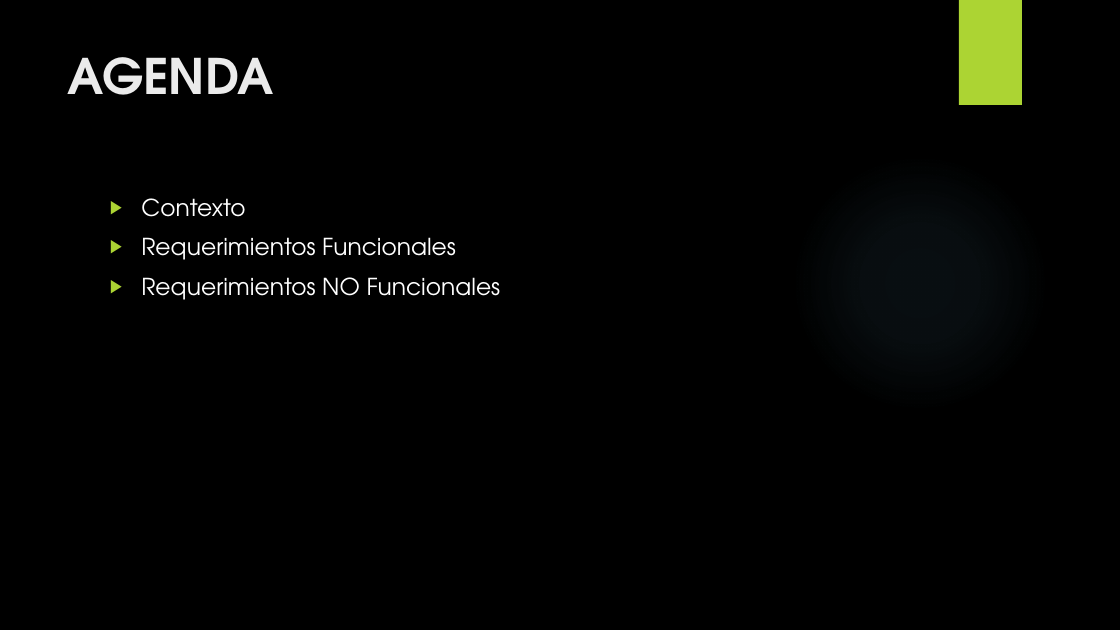
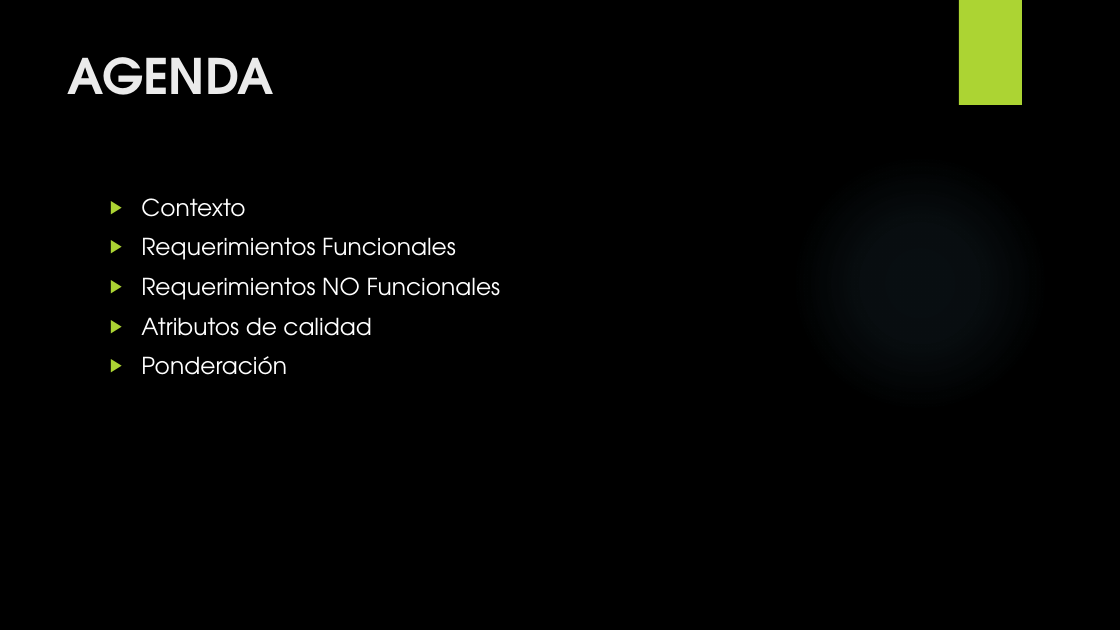
Before and after one commit to Jucer74/SoftwareArchitecture, a slide deck: slide 2 of Project/Context/EduPhysics.context.pptx. Drawn at 1120x630 pixels with LibreOffice and Linux fonts; fonts in the diff are those of the drawing; background and template pictures are left out. Boxes give left, top, right and bottom in pixels: in the first picture for what was removed or moved away, otherwise in the second. Text is boxed around its words. In the diff, an @@ line names an element or a change of style, - is before the commit and + after.

```diff
--- a/Project/Context/EduPhysics.context.pptx
+++ b/Project/Context/EduPhysics.context.pptx
@@ text at (x1=141, y1=317, x2=371, y2=375): paragraphs added @@
+▶ Atributos de calidad
+▶ Ponderación
```
Also in this commit, not shown: 2 other slides changed, 2 slides added.
